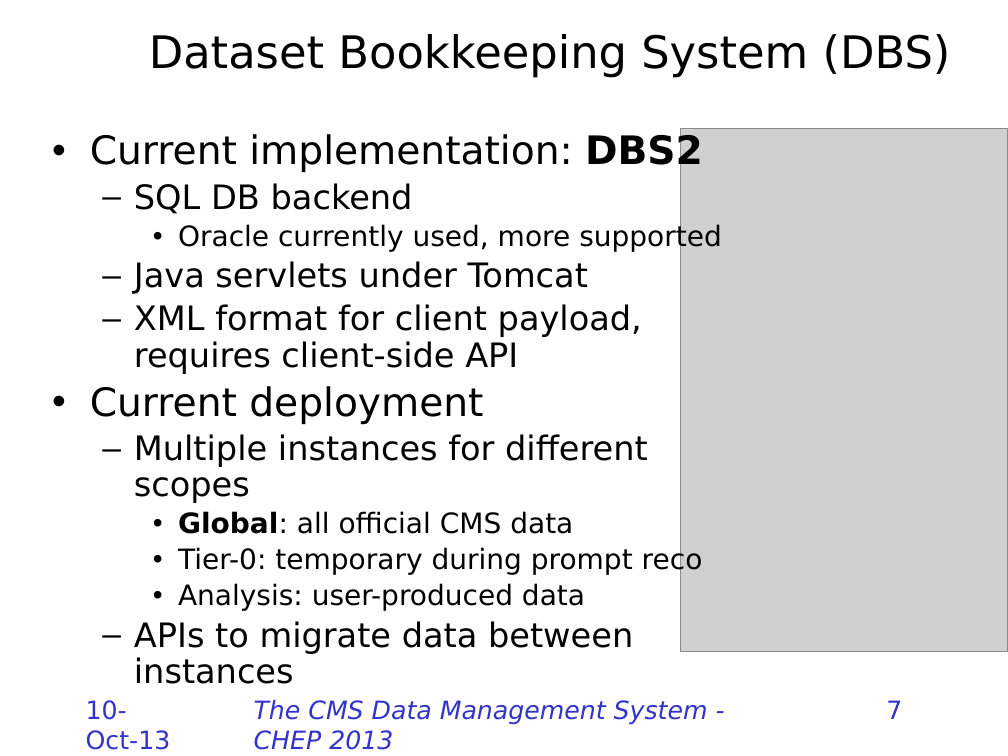
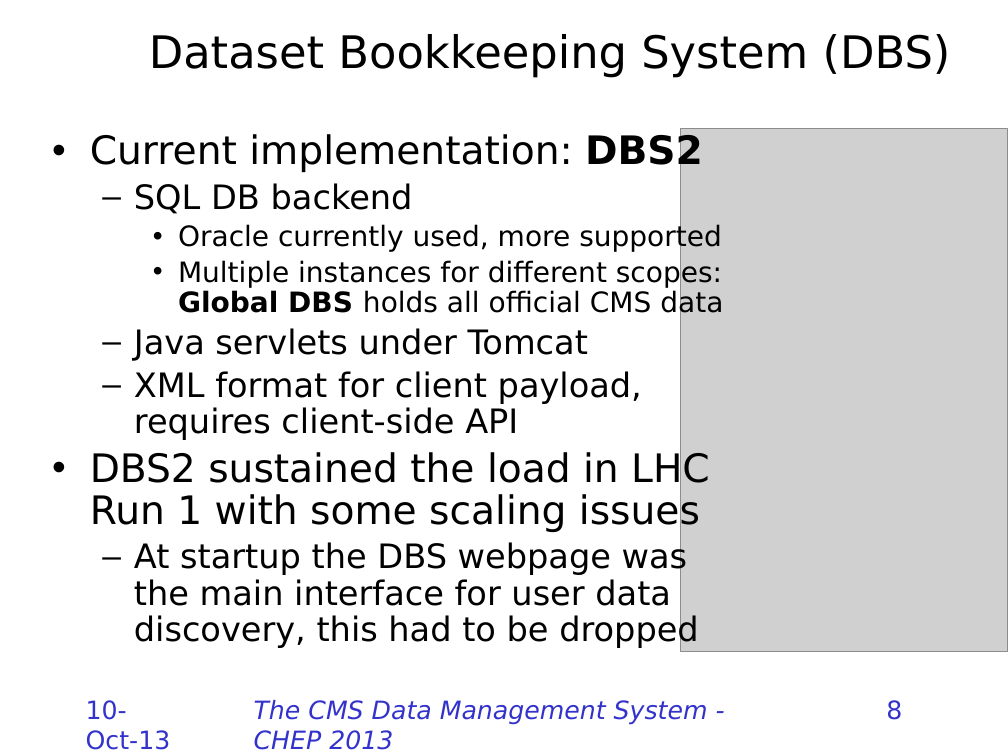
Before and after one commit to TonyWildish/CHEP-2013-DMWM, a slide deck: slide 8 of CMS-Data-Management/Slides/The CMS Data Management System.pptx (slide 7 before the commit). Drawn at 1008x756 pixels with LibreOffice and Linux fonts; fonts in the diff are those of the drawing; grey boxes stand for pictures; background and template pictures are left out. Boxes give left, top, right and bottom in pixels: in the first picture for what was removed or moved away, otherwise in the second. Text is boxed around its words. In the diff, an @@ line names an element or a change of style, - is before the commit and + after.

```diff
--- a/CMS-Data-Management/Slides/The CMS Data Management System.pptx
+++ b/CMS-Data-Management/Slides/The CMS Data Management System.pptx
@@ text at (178, 259, 723, 318): paragraph added @@
+    • Multiple instances for different scopes: Global DBS holds all official CMS data
@@ text at (90, 450, 710, 648): text changed; size 20 to 24 pt @@
-• Current deployment
-  – Multiple instances for different scopes
-    • Global: all official CMS data
-    • Tier-0: temporary during prompt reco
-    • Analysis: user-produced data
-  – APIs to migrate data between instances
+• DBS2 sustained the load in LHC Run 1 with some scaling issues
+  – At startup the DBS webpage was the main interface for user data discovery, this had to be dropped
@@ page number at (886, 700, 902, 720): text changed @@
-7
+8
```
Also in this commit, not shown: 13 other slides changed, 1 slide added.
